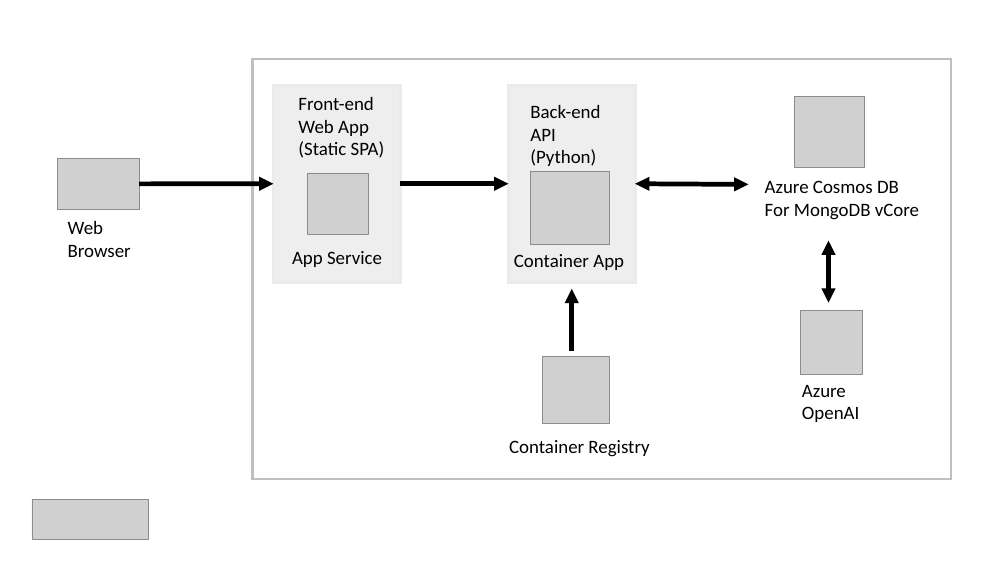
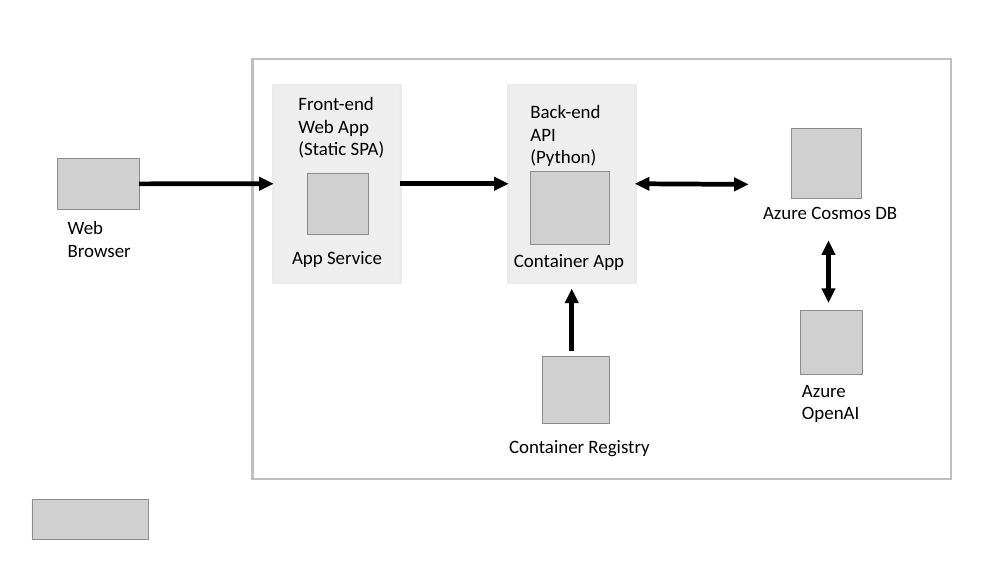
Before and after one commit to AzureCosmosDB/Azure-OpenAI-Python-Developer-Guide, a slide deck: slide 1 of assets/architecture.pptx. Drawn at 1008x567 pixels with LibreOffice and Linux fonts; fonts in the diff are those of the drawing; grey boxes stand for pictures. Boxes give left, top, right and bottom in pixels: in the first picture for what was removed or moved away, otherwise in the second. Text is boxed around its words. In the diff, an @@ line names an element or a change of style, - is before the commit and + after.

```diff
--- a/assets/architecture.pptx
+++ b/assets/architecture.pptx
@@ picture: place and size @@
-picture at (795,97,865,167)
+picture at (792,129,862,199)
@@ text "Azure Cosmos DB": place and size @@
-text "Azure Cosmos DB" at (765,180,919,220)
+text "Azure Cosmos DB" at (763,206,897,219)
@@ text at (765,203,919,220): paragraph removed @@
-For MongoDB vCore
```
Also in this commit, not shown: 1 other file.
